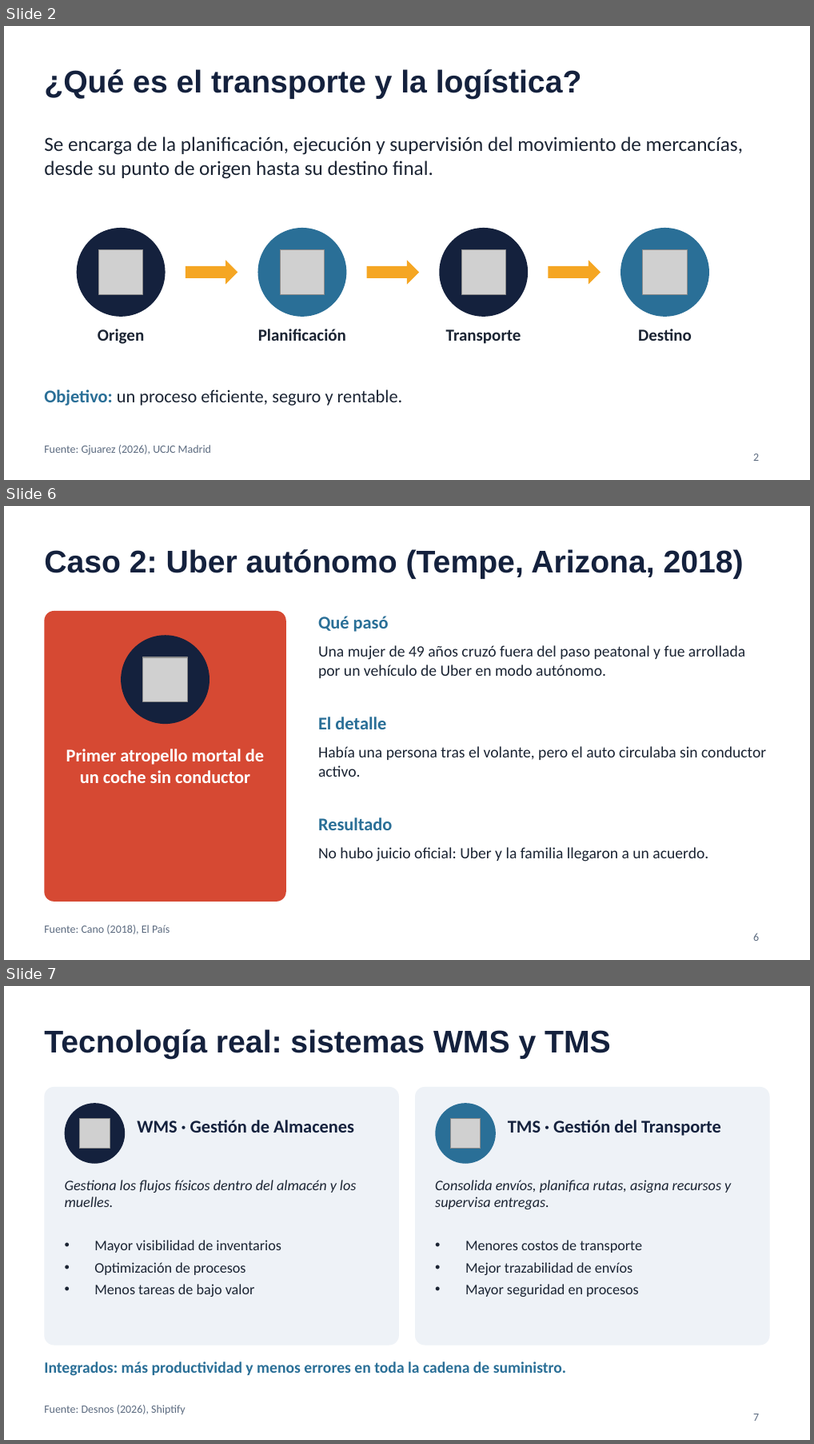
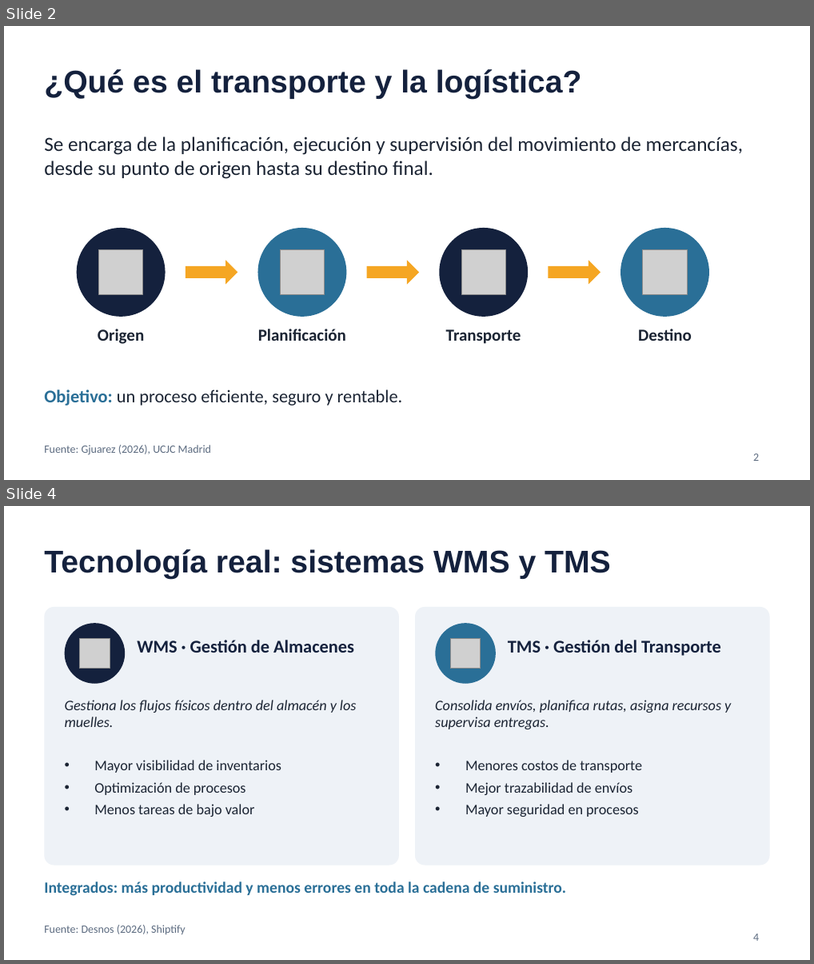
Before and after one commit to vibeimpert/a, a slide deck: Transporte_y_Logistica_Transhumanismo.pptx. Shown one above the other, each under a label of ours: slides 2, 6 and 7 before the commit, slides 2 and 4 after it; the slides between them are not shown. The pictures are 814x1444 and 814x964 pixels, drawn with LibreOffice and Linux fonts; fonts in the diff are those of the drawing; grey boxes stand for pictures. Boxes give left, top, right and bottom in pixels: in the first picture for what was removed or moved away, otherwise in the second. Text is boxed around its words. In the diff, an @@ line names an element or a change of style, - is before the commit and + after.

```diff
--- a/Transporte_y_Logistica_Transhumanismo.pptx
+++ b/Transporte_y_Logistica_Transhumanismo.pptx
@@ slide 6 removed at [4, 506, 810, 960], background #FFFFFF @@
@@ title removed at [44, 549, 744, 579] @@
-Caso 2: Uber autónomo (Tempe, Arizona, 2018)
@@ rounded rectangle removed at [44, 611, 286, 901] @@
@@ text removed at [318, 616, 389, 632] @@
-Qué pasó
@@ ellipse removed at [121, 635, 210, 724] @@
@@ text removed at [318, 645, 746, 678] @@
-Una mujer de 49 años cruzó fuera del paso peatonal y fue arrollada por un vehículo de Uber en modo autónomo.
@@ picture removed at [143, 658, 188, 702] @@
@@ text removed at [318, 716, 386, 729] @@
-El detalle
@@ text removed at [66, 748, 264, 783] @@
-Primer atropello mortal de un coche sin conductor
@@ text removed at [318, 746, 766, 776] @@
-Había una persona tras el volante, pero el auto circulaba sin conductor activo.
@@ text removed at [318, 817, 392, 830] @@
-Resultado
@@ text removed at [318, 847, 709, 861] @@
-No hubo juicio oficial: Uber y la familia llegaron a un acuerdo.
@@ text removed at [44, 924, 170, 934] @@
-Fuente: Cano (2018), El País
@@ page number removed at [754, 932, 759, 940] @@
-6
@@ what was slide 7 is now slide 4 @@
@@ page number at [754, 933, 759, 940]: text changed @@
-7
+4
```
Also in this commit, not shown: 1 slide added, 3 other slides removed, 1 other file.
